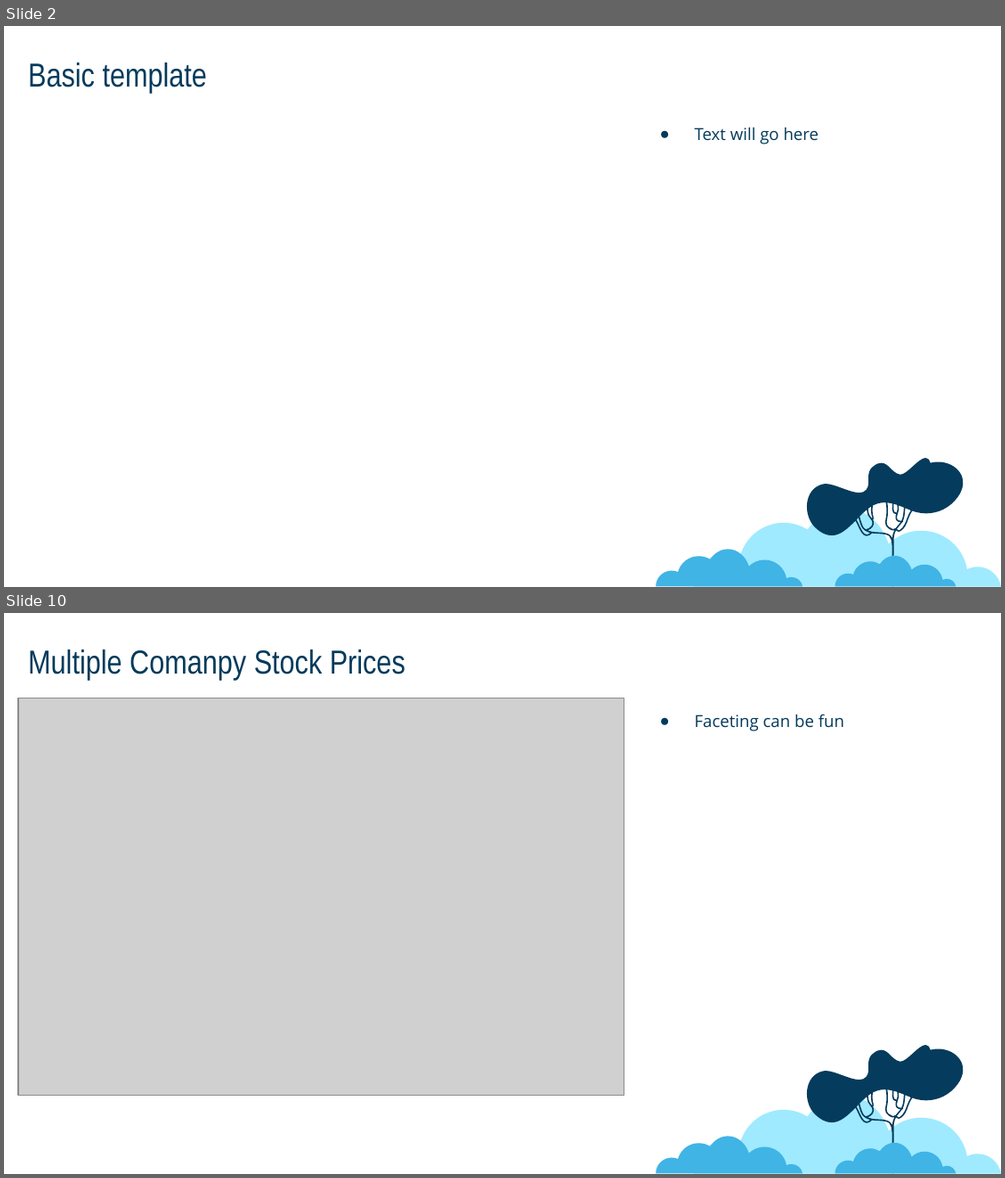
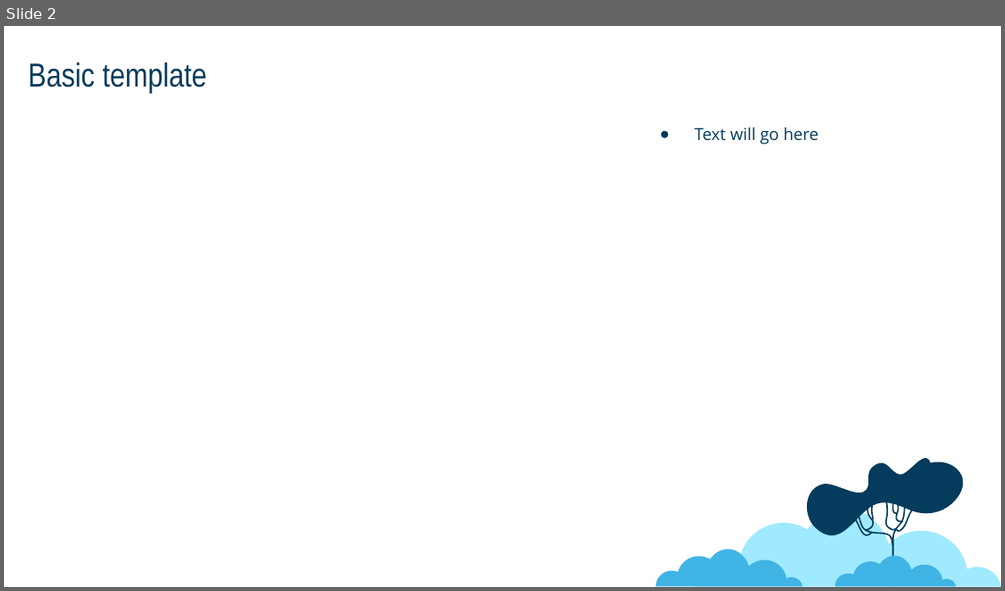
Before and after one commit to jonboone1/plotlyPowerpoint, a slide deck: example/output.pptx. Shown one above the other, each under a label of ours: slides 2 and 10 before the commit, slide 2 after it; the slides between them are not shown. The pictures are 1005x1178 and 1005x591 pixels, drawn with LibreOffice and Linux fonts; fonts in the diff are those of the drawing; grey boxes stand for pictures. Boxes give left, top, right and bottom in pixels: in the first picture for what was removed or moved away, otherwise in the second. Text is boxed around its words. In the diff, an @@ line names an element or a change of style, - is before the commit and + after.

```diff
--- a/example/output.pptx
+++ b/example/output.pptx
@@ slide 10 removed at box(4, 613, 1001, 1174), background #FFFFFF; not listed: 4 template elements that a slide beside it also shows @@
@@ title removed at box(28, 649, 405, 680) @@
-Multiple Comanpy Stock Prices
@@ picture removed at box(18, 698, 623, 1094) @@
@@ text removed at box(695, 714, 844, 731) @@
-● Faceting can be fun
```
Also in this commit, not shown: 1 slide added, 4 other slides removed, 7 other files.
